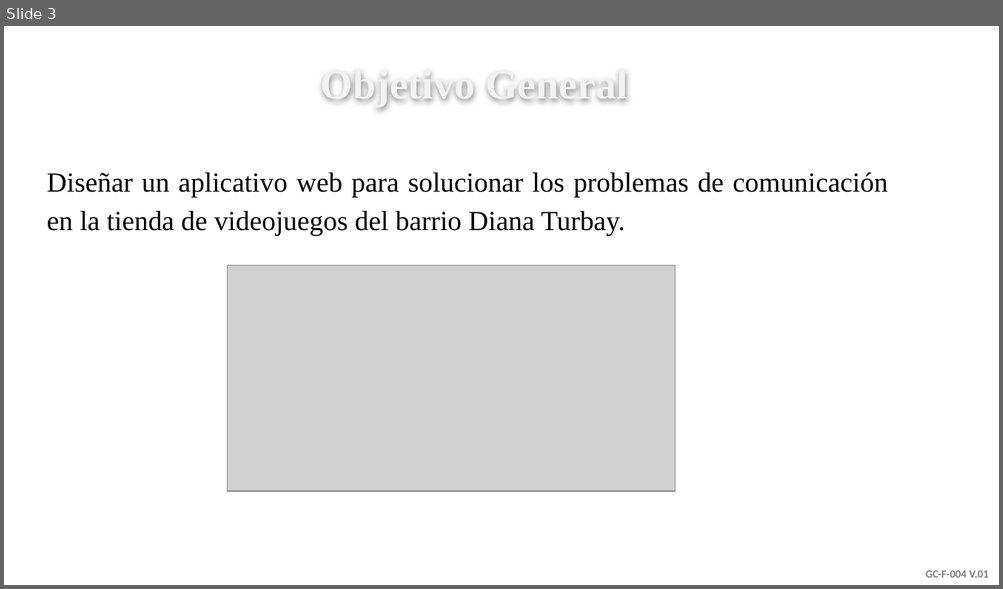
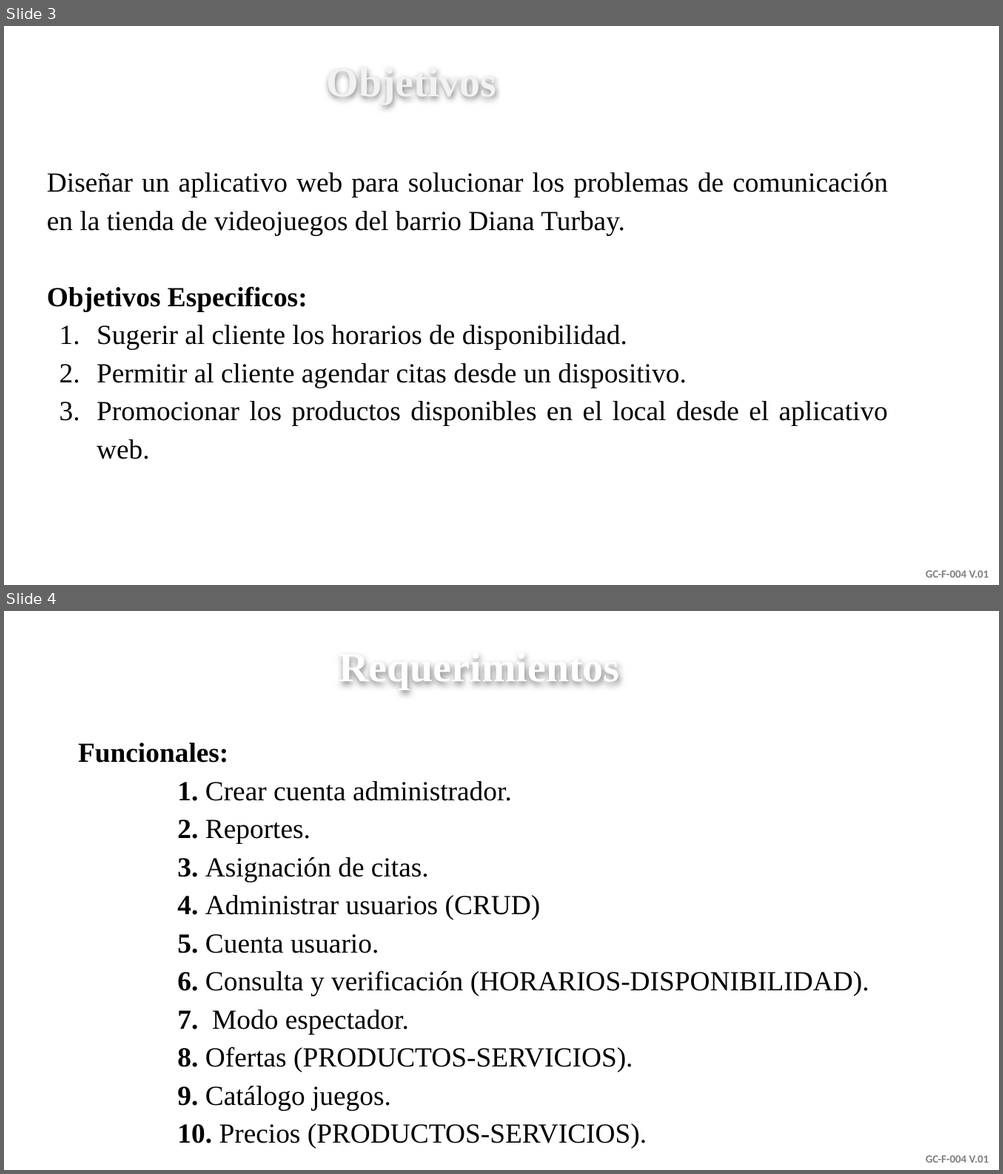
Before and after one commit to senaceet/Kyukeisho_New, a slide deck: Presentación_Proyecto.pptx. Shown one above the other, each under a label of ours: slide 3 before the commit, slides 3 and 4 after it. The pictures are 1003x589 and 1003x1174 pixels, drawn with LibreOffice and Linux fonts; fonts in the diff are those of the drawing; grey boxes stand for pictures; background and template pictures are left out. Boxes give left, top, right and bottom in pixels: in the first picture for what was removed or moved away, otherwise in the second. Text is boxed around its words. In the diff, an @@ line names an element or a change of style, - is before the commit and + after.

```diff
--- a/Presentación_Proyecto.pptx
+++ b/Presentación_Proyecto.pptx
@@ slide 4 added at <box>4,611,999,1170</box>, background picture (left out); not listed: 1 template element that a slide beside it also shows @@
@@ text added at <box>339,658,620,689</box>, 30 pt, text #FFFFFF, bold @@
+Requerimientos
@@ text added at <box>78,743,869,1149</box>, 20 pt, text #000000 @@
+Funcionales:
+1. Crear cuenta administrador.
+2. Reportes.
+3. Asignación de citas.
+4. Administrar usuarios (CRUD)
+5. Cuenta usuario.
+6. Consulta y verificación (HORARIOS-DISPONIBILIDAD).
+7. Modo espectador.
+8. Ofertas (PRODUCTOS-SERVICIOS).
+9. Catálogo juegos.
+10. Precios (PRODUCTOS-SERVICIOS).
@@ slide 3 changed as well @@
@@ text at <box>327,73,497,104</box>: text changed @@
-Objetivo General
+Objetivos
@@ picture removed at <box>227,266,674,492</box> @@
@@ text at <box>47,286,888,460</box>: paragraphs added @@
+Objetivos Especificos:
+1. Sugerir al cliente los horarios de disponibilidad.
+2. Permitir al cliente agendar citas desde un dispositivo.
+3. Promocionar los productos disponibles en el local desde el aplicativo web.
```
Also in this commit, not shown: 2 other slides changed, 3 other slides added, 3 slides removed, 5 other files.
